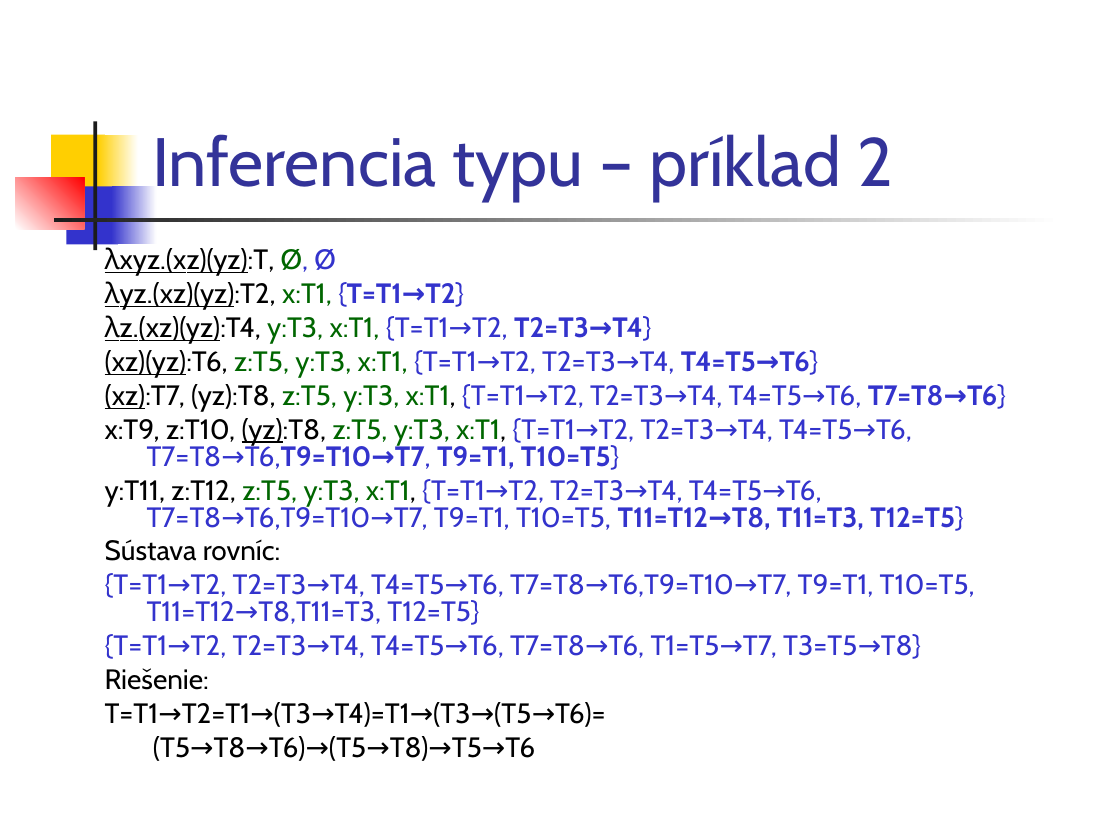
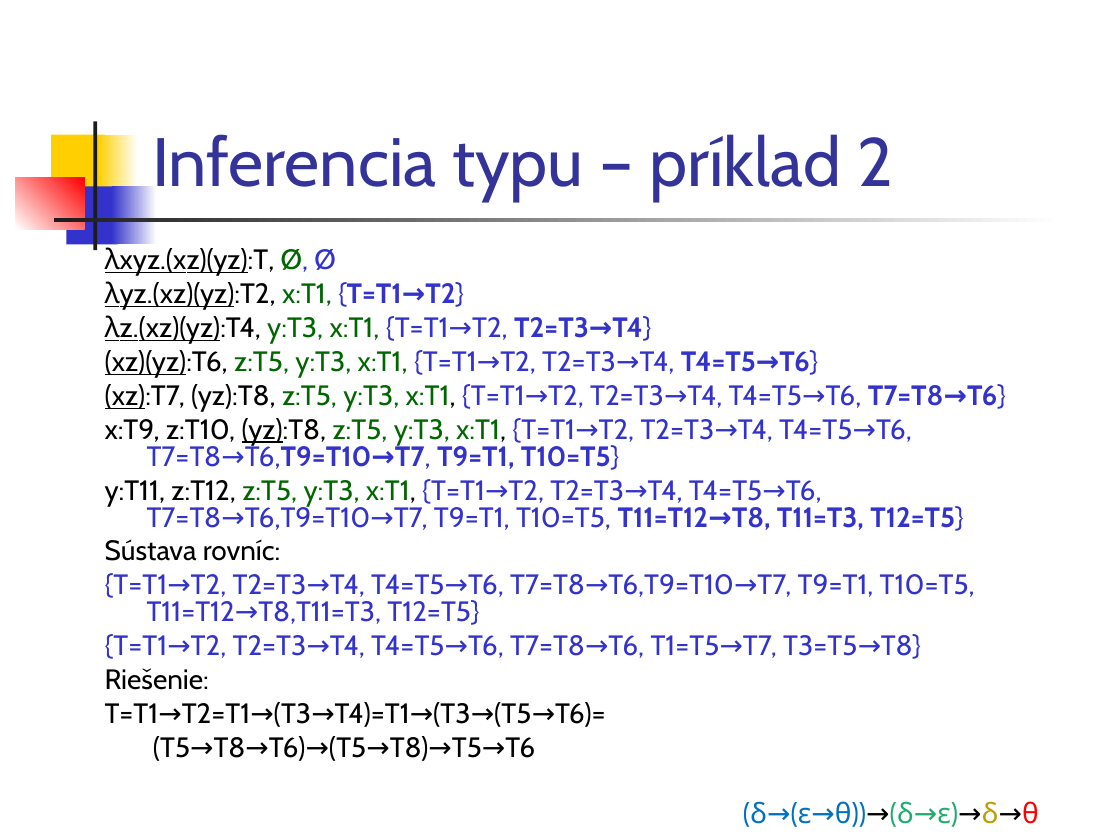
Before and after one commit to Funkcionalne/Prednasky, a slide deck: slide 18 of 08/08_fpro.ppt. Drawn at 1120x840 pixels with LibreOffice and Linux fonts; fonts in the diff are those of the drawing. Boxes give left, top, right and bottom in pixels: in the first picture for what was removed or moved away, otherwise in the second. Text is boxed around its words. In the diff, an @@ line names an element or a change of style, - is before the commit and + after.

```diff
--- a/08/08_fpro.ppt
+++ b/08/08_fpro.ppt
@@ text added at <box>743,801,1039,827</box>, 18 pt, text #0070C0 @@
+(δ→(ε→θ))→(δ→ε)→δ→θ
```
Also in this commit, not shown: 6 other slides changed, 5 other files.
